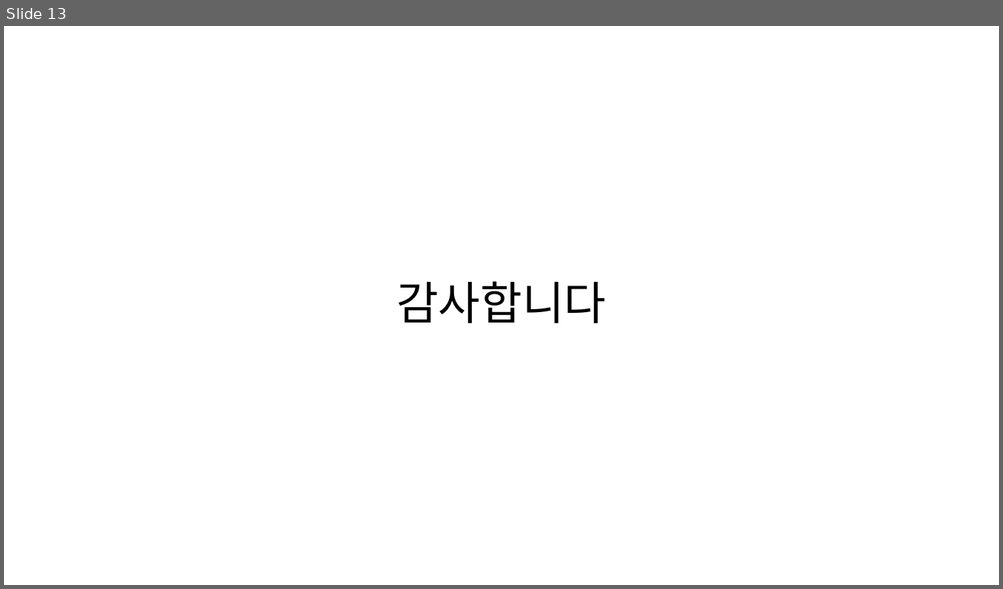
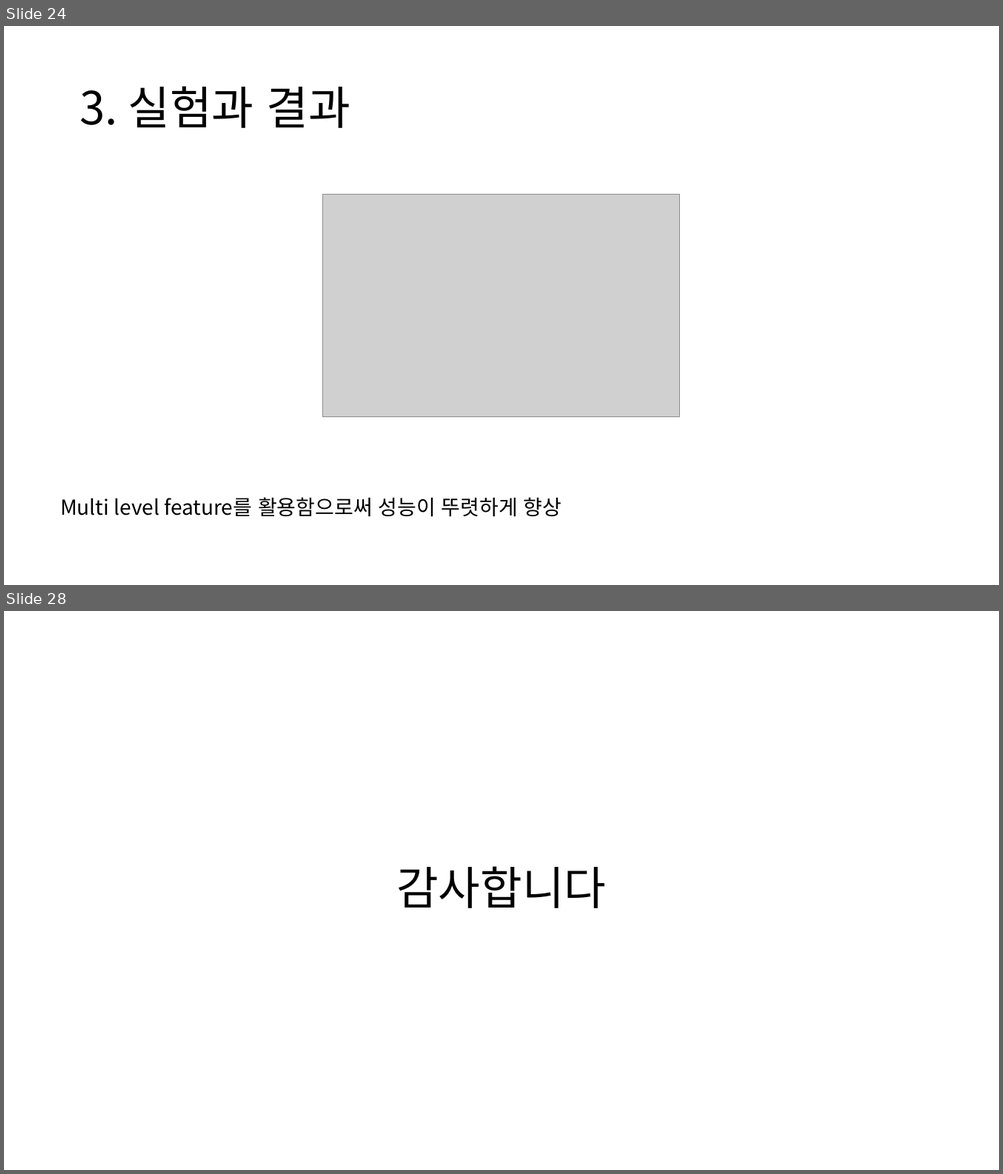
Before and after one commit to chroion/paper-review, a slide deck: CATs++ Boosting Cost Aggregation with Convolutions and Transformers/CATs++ Boosting Cost Aggregation with Convolutions and Transformers.pptx. Shown one above the other, each under a label of ours: slide 13 before the commit, slides 24 and 28 after it; the slides between them are not shown. The pictures are 1003x589 and 1003x1174 pixels, drawn with LibreOffice and Linux fonts; fonts in the diff are those of the drawing; grey boxes stand for pictures. Boxes give left, top, right and bottom in pixels: in the first picture for what was removed or moved away, otherwise in the second. Text is boxed around its words. In the diff, an @@ line names an element or a change of style, - is before the commit and + after.

```diff
--- a/CATs++ Boosting Cost Aggregation with Convolutions and Transformers/CATs++ Boosting Cost Aggregation with Convolutions and Transformers.pptx
+++ b/CATs++ Boosting Cost Aggregation with Convolutions and Transformers/CATs++ Boosting Cost Aggregation with Convolutions and Transformers.pptx
@@ slide 24 added at (4, 26, 999, 585), background #FFFFFF @@
@@ title added at (79, 86, 350, 128), 44 pt, text #000000 @@
+3. 실험과 결과
@@ picture added at (324, 195, 680, 417) @@
@@ text added at (60, 497, 562, 517), 20 pt, text #000000 @@
+Multi level feature를 활용함으로써 성능이 뚜렷하게 향상
@@ what was slide 13 is now slide 28 @@
```
Also in this commit, not shown: 6 slides changed, 14 other slides added.
